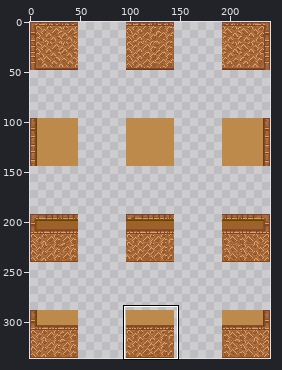
Two versions of one sprite sheet, Smaug4/Assets/_Game/Arts/Tilesets/tileset_pre.png. The picture above shows the old version from afar; the outline marks the close-up.
Close-up. Old version:
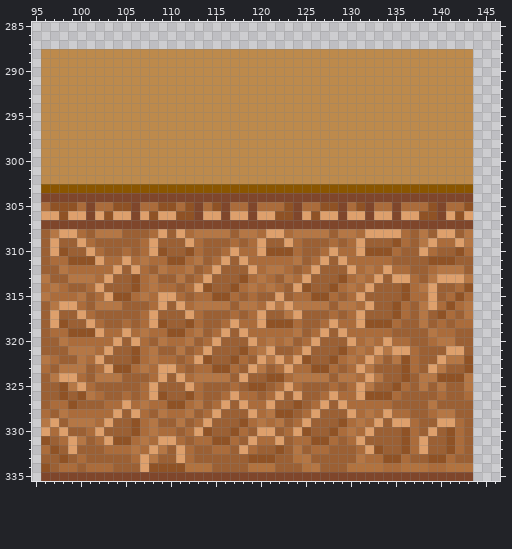
The file is 240x336 pixels. Colours within 5 levels of each other are drawn and written as one. Shown: x 95..146, y 285..335. The commit also changed other parts of the picture, which this record leaves out.
And afterwards:
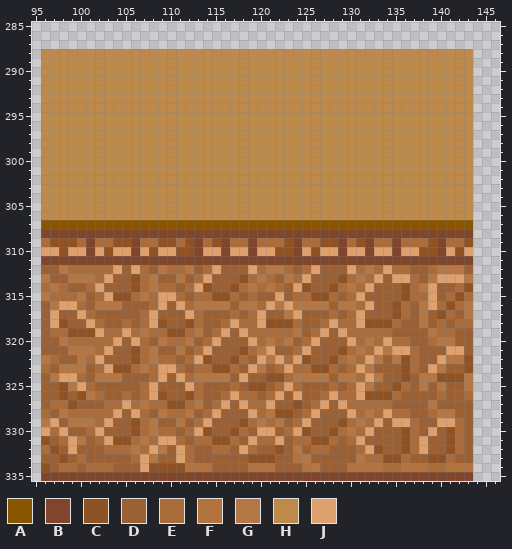
Palette (. is transparent): A #8a5500  B #7f462b  C #8f5225  D #9b6034  E #ab6c3b  F #b2733f  G #b57745  H #bd8a4c  J #dea06c
Change:
Colour A replaces colour B in row 307 at x 96 to 143.
Colour B replaces colour C in row 309 at x 135; in row 310 at x 132; in row 311 at x 99 to 101, 110 to 111 and 139 to 141.
Colour B replaces colour D in row 308 at x 96, 101, 105 to 107, 110, 117, 128, 137, 139 and 142; in row 309 at x 106, 116, 129 and 132; in row 310 at x 106 and 140; in row 311 at x 96, 114, 117, 125, 128, 135 to 138 and 142 to 143.
Colour B replaces colour E in row 308 at x 100, 108, 112, 120, 123, 131 and 136; in row 309 at x 101, 113, 119, 124 and 140; in row 310 at x 113, 116, 119, 124, 129 and 135; in row 311 at x 97 to 98, 103 to 104, 106, 108 to 109, 112, 115, 119 to 123, 126 and 130 to 134.
Colour B replaces colour G in row 308 at x 97, 102 to 104, 113 to 116, 118 to 119, 124 to 127, 129 to 130, 138 and 143; in row 311 at x 107, 113 and 124.
Colour B replaces colour J in row 308 at x 98 to 99, 109, 111, 121 to 122, 132 to 135 and 140 to 141; in row 310 at x 101; in row 311 at x 102, 105, 116, 118, 127 and 129.
Colour C replaces colour D in row 309 at x 98 to 99, 104 to 105, 109 to 110, 115 and 127; in row 310 at x 103, 111 and 126.
Colour C replaces colour E in row 309 at x 128; in row 310 at x 139.
Colour C replaces colour G in row 309 at x 143.
Colour C replaces colour J in row 309 at x 97, 112, 123, 131 and 139; in row 310 at x 108 and 138.
Colour E replaces colour D in row 309 at x 96, 102 to 103, 111, 114, 118, 121 to 122, 125 to 126, 133 to 134 and 137.
Colour E replaces colour G in row 309 at x 138.
Colour E replaces colour J in row 309 at x 100, 108, 120 and 142.
Colour H replaces colour A in row 303 at x 96 to 143.
Colour H replaces colour B in row 304 at x 96 to 143; in rows 305 to 306 at x 101, 106, 113, 116, 119, 124, 129, 132, 135 and 140.
Colour H replaces colour C in row 305 at x 97 to 99, 104 to 105, 109 to 110, 112, 115, 123, 127 to 128, 131, 139 and 143; in row 306 at x 98, 103, 108, 111 to 112, 122 to 123, 126, 138 to 139 and 142.
Colour H replaces colour E in row 305 at x 96, 100, 102 to 103, 107 to 108, 111, 114, 117 to 118, 120 to 122, 125 to 126, 130, 133 to 134, 136 to 138 and 141 to 142.
Colour H replaces colour J in row 306 at x 96 to 97, 99 to 100, 102, 104 to 105, 107, 109 to 110, 114 to 115, 117 to 118, 120 to 121, 125, 127 to 128, 130 to 131, 133 to 134, 136 to 137, 141 and 143.
Colour J replaces colour C in row 310 at x 109, 121 and 133 to 134.
Colour J replaces colour D in row 310 at x 96, 99 to 100, 104, 110, 114 to 115, 125, 136 to 137 and 141.
Colour J replaces colour E in row 310 at x 102, 105, 107, 118, 127, 130 and 143.
Changed places in both close-ups, as pixel boxes (x1, y1, x2, y2):
changed: (41, 184, 473, 265)
